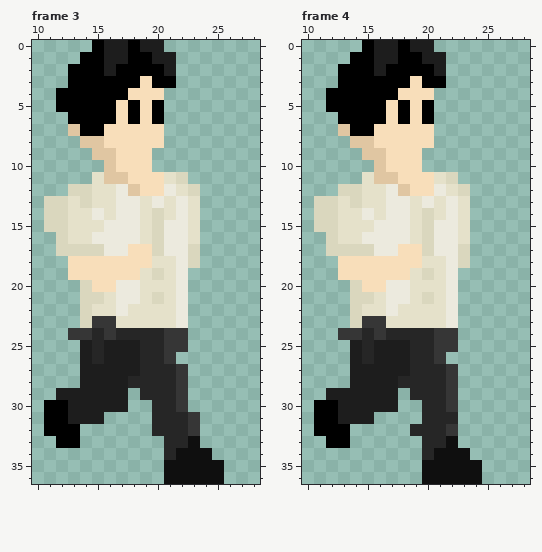
Pixel-art file -- 2024rpijam/sprites/the_fellow.aseprite. Above, as it was before the edit.
37x37 pixels, 4 frames. Shown: frame 3: x 10..28, y 0..36; frame 4: x 10..28, y 0..36. The commit also changed other frames, which this record leaves out.
The same view after the edit:
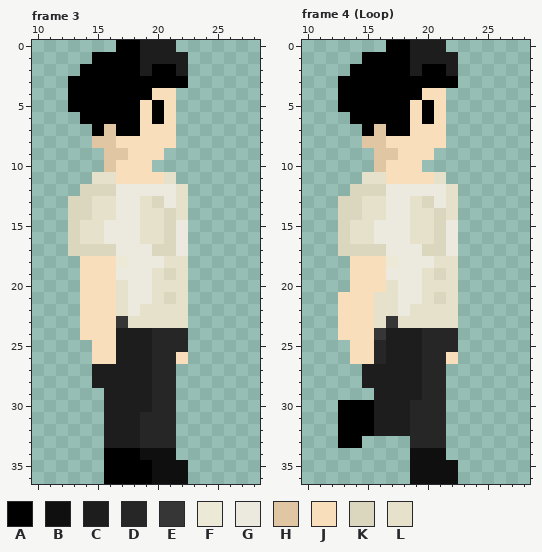
Palette (. is transparent): A #000000  B #0f0f0f  C #1d1d1d  D #262626  E #363636  F #ece9d6  G #eceade  H #e0c6a2  J #f8deba  K #dad7be  L #e5e1ca
The edit:
--- frame 3
@@ x 10..28 @@
- 0 .....ACCACC........
- 1 ....AACCAACC.......
- 2 ...AAACAAAAC.......
- 3 ...AAAAAAJAA.......
- 4 ..AAAAAAJJJ........
- 5 ..AAAAAJAJA........
- 6 ...AAAAJAJA........
- 7 ...HAAJJJJJ........
- 8 ....HHJJJJJ........
- 9 .....HHJJJ.........
+ 0 .......AACCC.......
+ 1 .....AAAACCCC......
+ 2 ....AAAAACAAC......
+ 3 ...AAAAAAAAAA......
+ 4 ...AAAAAAAJJ.......
+ 5 ...AAAAAAJAJ.......
+ 6 ....AAAAAJAJ.......
+ 7 .....AHAAJJJ.......
+ 8 .....HHJJJJJ.......
+ 9 ......HHJJJ........
 10 ......HJJJ.........
-11 .....LHHJJJLK......
-12 ...KKLLGHJJGLK.....
-13 .KKLKLLGGLGLGL.....
-14 .KKLLGLGGLKLGL.....
-15 .KKLLLGGGLKGGL.....
-16 ..KLLGGGGLKGGL.....
-17 ..KKKKGGJJKGGK.....
-18 ...JJJJJJJLLGK.....
-19 ...JJJJJJLKLG......
-20 ....KJJGGLLLG......
-21 ....KKLGGLKLG......
-22 ....KLLGLLLLG......
-23 ....KEELLLLLG......
-24 ...EEDEDDDDEE......
-25 ....CDCCCDDEE......
-26 ....CDCCCDDE.......
-27 ....CCCCCDDDE......
-28 ....CCCCDDDDE......
-29 ..CCCCCC.DDDE......
-30 .AACCCCC..DDE......
-31 .AACCC....DDDE.....
-32 .AAA......DDDE.....
-33 ..AA.......DDB.....
-34 ...........DBBB....
-35 ...........BBBBB...
-36 ...........BBBBB...
+11 .....LLJJJJL.......
+12 ....KKKGGGGGL......
+13 ...KKLLGGLKGL......
+14 ...KKLLGGLLKL......
+15 ...KLLGGGLLKG......
+16 ...KLLGGGLLKG......
+17 ...KKKKGGGKKG......
+18 ....JJJFGGGLL......
+19 ....JJJGGGLKL......
+20 ....JJJLGGLLL......
+21 ....JJJLGGLKL......
+22 ....JJJLGLLLL......
+23 ....JJJELLLLL......
+24 ....JJJCCCDDD......
+25 .....JJCCCDDD......
+26 .....JJCCCDDJ......
+27 .....CCCCCDD.......
+28 .....CCCCCDD.......
+29 ......CCCCDD.......
+30 ......CCCCDD.......
+31 ......CCCDDD.......
+32 ......CCCDDD.......
+33 ......CCCDDD.......
+34 ......AAABBB.......
+35 ......AAAABBB......
+36 ......AAAABBB......
--- frame 4 (Loop)
@@ x 10..28 @@
- 0 .....ACCACC........
- 1 ....AACCAACC.......
- 2 ...AAACAAAAC.......
- 3 ...AAAAAAJAA.......
- 4 ..AAAAAAJJJ........
- 5 ..AAAAAJAJA........
- 6 ...AAAAJAJA........
- 7 ...HAAJJJJJ........
- 8 ....HHJJJJJ........
- 9 .....HHJJJ.........
+ 0 .......AACCC.......
+ 1 .....AAAACCCC......
+ 2 ....AAAAACAAC......
+ 3 ...AAAAAAAAAA......
+ 4 ...AAAAAAAJJ.......
+ 5 ...AAAAAAJAJ.......
+ 6 ....AAAAAJAJ.......
+ 7 .....AHAAJJJ.......
+ 8 .....HHJJJJJ.......
+ 9 ......HHJJJ........
 10 ......HJJJ.........
-11 .....LHHJJJLK......
-12 ...KKLLGHJJGLK.....
-13 .KKLKLLGGLGLGL.....
-14 .KKLLGLGGLKLGL.....
-15 .KKLLLGGGLKGGL.....
-16 ..KLLGGGGLKGGL.....
-17 ..KKKKGGJJKGGK.....
-18 ...JJJJJJJLLGK.....
-19 ...JJJJJJLKLG......
-20 ....KJJGGLLLG......
-21 ....KKLGGLKLG......
-22 ....KLLGLLLLG......
-23 ....KEELLLLLG......
-24 ...EEDEDDDDEE......
-25 ....CDCCCDDEE......
-26 ....CDCCCDDE.......
-27 ....CCCCCDDDE......
-28 ....CCCCDDDDE......
-29 ..CCCCCC.DDDE......
-30 .AACCCCC..DDE......
-31 .AACCC....DDD......
-32 .AAA.....DDDE......
-33 ..AA......DDB......
-34 ..........DBBB.....
-35 ..........BBBBB....
-36 ..........BBBBB....
+11 .....LLJJJJL.......
+12 ....KKKGGGGGL......
+13 ...KKLLGGLKGL......
+14 ...KKLLGGLLKL......
+15 ...KLLGGGLLKG......
+16 ...KLLGGGLLKG......
+17 ...KKKKGGGKKG......
+18 ....JJJFGGGLL......
+19 ....JJJGGGLKL......
+20 ....JJJLGGLLL......
+21 ...JJJLLGGLKL......
+22 ...JJJLLGLLLL......
+23 ...JJJLELLLLL......
+24 ...JJJECCCDDD......
+25 ....JJDCCCDDD......
+26 ....JJDCCCDDJ......
+27 .....CCCCCDD.......
+28 .....CCCCCDD.......
+29 ......CCCCDD.......
+30 ...AAACCCDDD.......
+31 ...AAACCCDDD.......
+32 ...AAACCCDDD.......
+33 ...AA....DDD.......
+34 .........BBB.......
+35 .........BBBB......
+36 .........BBBB......
Boxes around the changes in both pictures, in picture pixels (x1, y1, x2, y2):
changed: (44, 40, 224, 484)
changed: (314, 40, 482, 484)
